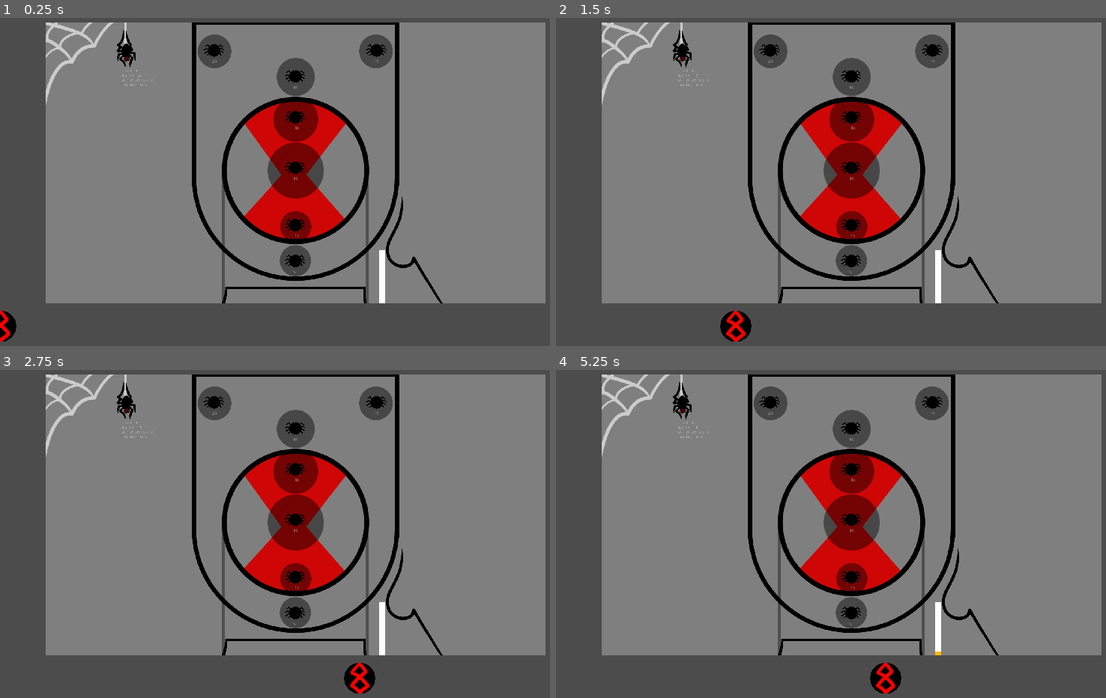
Above: before the commit, frames 1-4 (two rows, left to right).
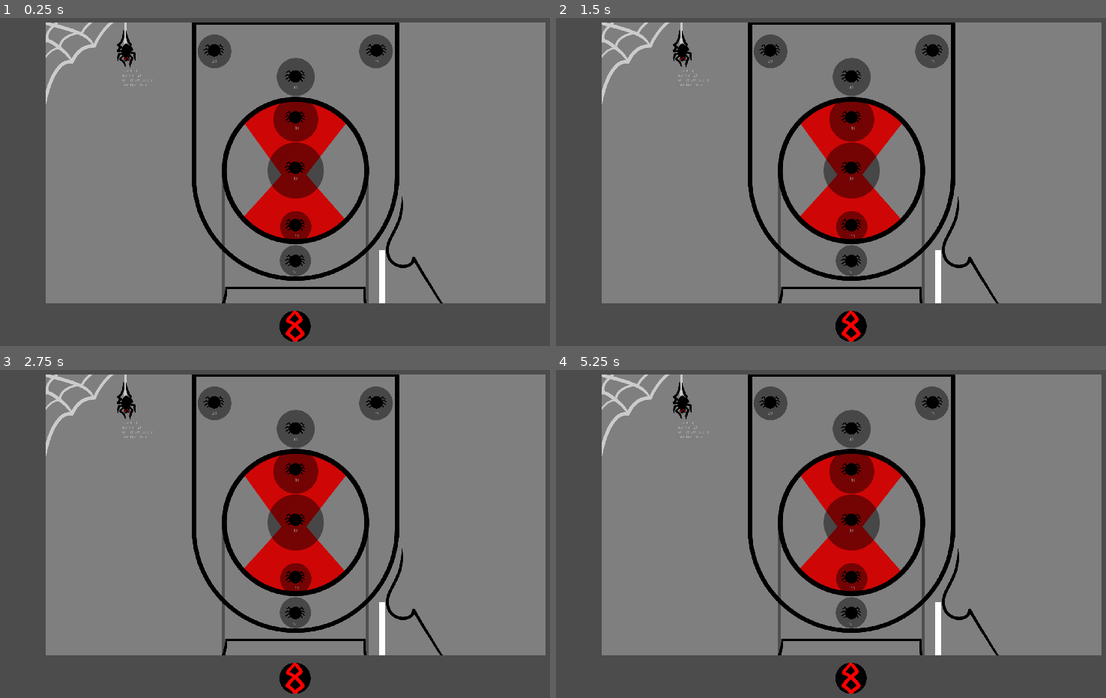
Above: after the commit, the same moments.

Repository: yimmit303/Creepy_Clown_Carnival
Game: Godot game, scene res://Minigames/Skeeball Game/Skeeball Game.tscn
Same seed, same stepped clock (60 frames per second), same inputs: the game is played once before the commit and once after it. This scene is started directly instead of the project's main scene.
Inputs (mouse positions are in pixels of both pictures, inside the frame that each line leads up to):
- Up to frame 1 (0.25 s): no input
- Up to frame 2 (1.5 s): tap Enter at 0.5 s; move the mouse to (704, 77) at 0.52 s; hold D (move_right) 0.53-1.28 s; tap E (select) at 0.6, 1.35 s; click (704, 77) at 0.67 s; tap Space (move_jump) at 0.77, 1.25 s; move the mouse to (737, 195) at 1.27 s; hold S (move_back) from 1.28 s (still down)
- Up to frame 3 (2.75 s): tap Space (move_jump) at 1.52 s; tap Enter at 2 s; move the mouse to (357, 455) at 2.02 s; release S (move_back) at 2.03 s; hold D (move_right) from 2.03 s (still down); tap E (select) at 2.1 s
- Up to frame 4 (5.25 s): tap Space (move_jump) at 2.75, 3.02, 3.77, 4.25, 4.52 s; move the mouse to (825, 599) at 2.77 s; release D (move_right) at 2.78 s; hold W (move_forward) 2.78-3.53 s; tap E (select) every 0.75 s from 2.85 to 5.1 s; click (825, 599) at 2.92 s; tap Enter at 3.5 s; move the mouse to (1034, 579) at 3.52 s; hold A (move_left) 3.53-5.03 s; move the mouse to (677, 481) at 4.27 s; move the mouse to (886, 530) at 5.02 s; hold S (move_back) from 5.03 s (still down); click (886, 530) at 5.17 s

The runs differ from the first frame. In frame 1, 0.6% of the frame differs, in the area x 0-57%, y 89-99%; in frame 2, 0.8%; in frame 3, 0.8%; in frame 4, 0.9%, in the area x 25-71%, y 17-99%.

Commit message:
final touches to two minigames

Diff:
--- a/Minigames/Knife Game/Knife_Game.gd
+++ b/Minigames/Knife Game/Knife_Game.gd
@@ -2,9 +2,6 @@
 
 var total = 0
 var life = 10
-
-func _ready():
-	make_active()
 
 func make_active():
 	Input.set_mouse_mode(Input.MOUSE_MODE_HIDDEN)
--- a/Minigames/Knife Game/Knife_Spawner.gd
+++ b/Minigames/Knife Game/Knife_Spawner.gd
@@ -1,11 +1,9 @@
 extends Node2D
 var knife = load("Minigames/Knife Game/Knife.tscn")
 var set_spawn = false
-var disabled = false
+var disabled = true
 var max_delay = 1.0
 var delay = 0.0
-func _ready():
-	pass # Replace with function body.
 
 func disable():
 	disabled = true
--- a/Minigames/Skeeball Game/Skeeball Game.gd
+++ b/Minigames/Skeeball Game/Skeeball Game.gd
@@ -5,9 +5,6 @@
 var min_score = 300
 var done = false
 var timer = 2.0
-
-func _ready():
-	make_active()
 
 func final_check():
 	if score >= min_score and ammo == 0:
--- a/Minigames/Skeeball Game/Skeeball_Spawner.gd
+++ b/Minigames/Skeeball Game/Skeeball_Spawner.gd
@@ -2,7 +2,7 @@
 var skeeball = load("Minigames/Skeeball Game/Skeeball.tscn")
 var force = 0
 var max_force = 30
-var disabled = false
+var disabled = true
 
 signal charging()
 signal not_charging()
